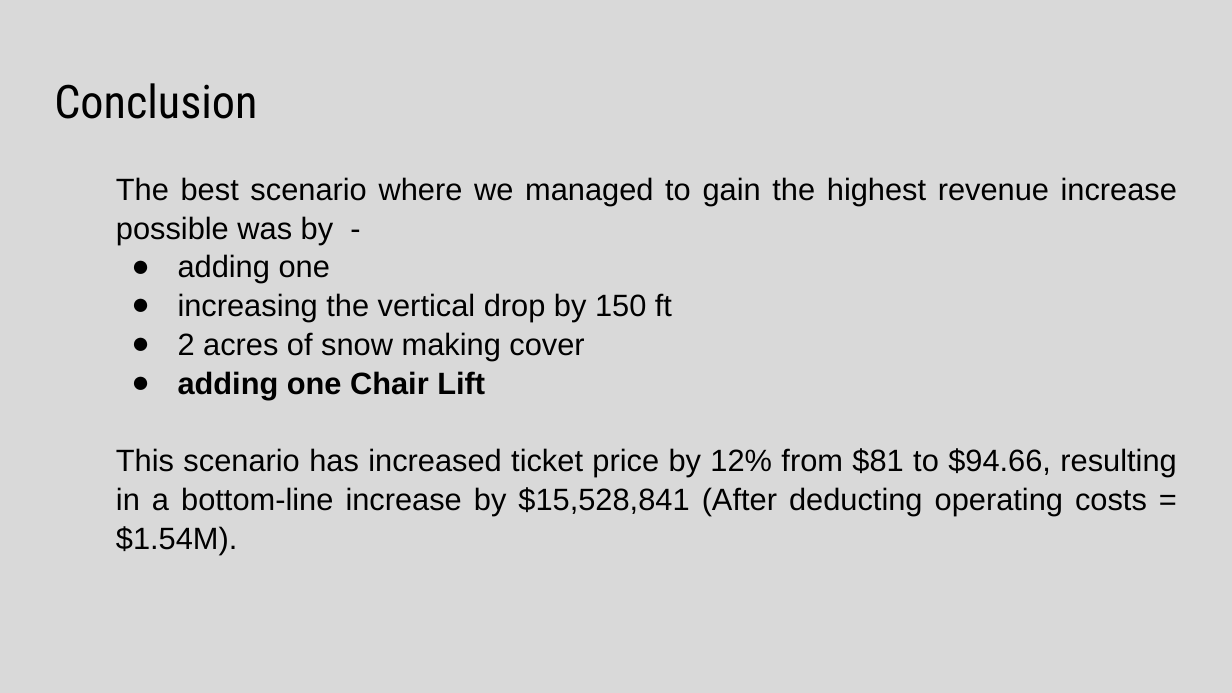
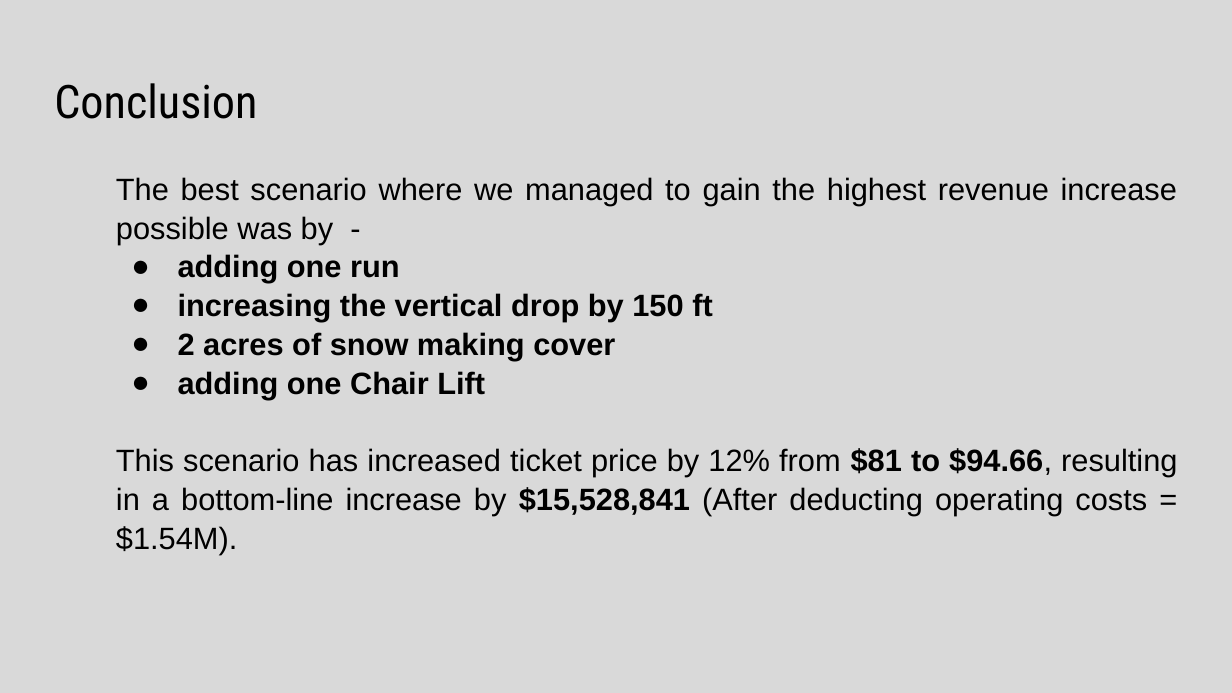
Before and after one commit to shaisid01/Data-Science, a slide deck: slide 11 of CapstoneProjects/Big Mountain Ski Resort/Docs/Project Slides.pptx. Drawn at 1232x693 pixels with LibreOffice and Linux fonts; fonts in the diff are those of the drawing. Boxes give left, top, right and bottom in pixels: in the first picture for what was removed or moved away, otherwise in the second. Text is boxed around its words. In the diff, an @@ line names an element or a change of style, - is before the commit and + after.

```diff
--- a/CapstoneProjects/Big Mountain Ski Resort/Docs/Project Slides.pptx
+++ b/CapstoneProjects/Big Mountain Ski Resort/Docs/Project Slides.pptx
@@ text at (x1=178, y1=254, x2=400, y2=283): text changed; bold on @@
-● adding one
+● adding one run
@@ text at (x1=116, y1=293, x2=1177, y2=555): bold on in "increasing the vertical drop by 150 ft", "2 acres of snow making cover", "$81 to $94.66, $15,528,841" @@
```
Also in this commit, not shown: 1 other slide changed, 3 other files.
